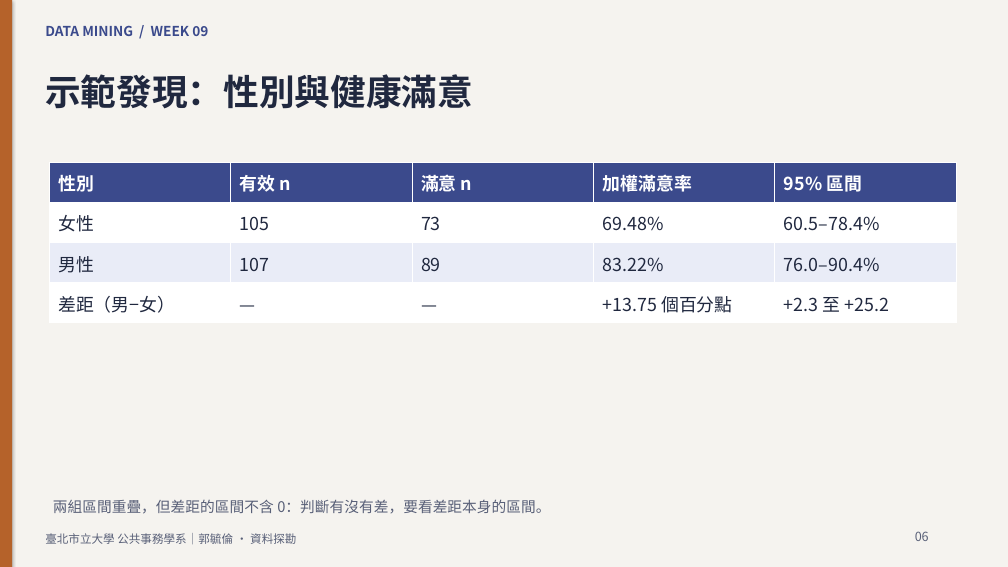
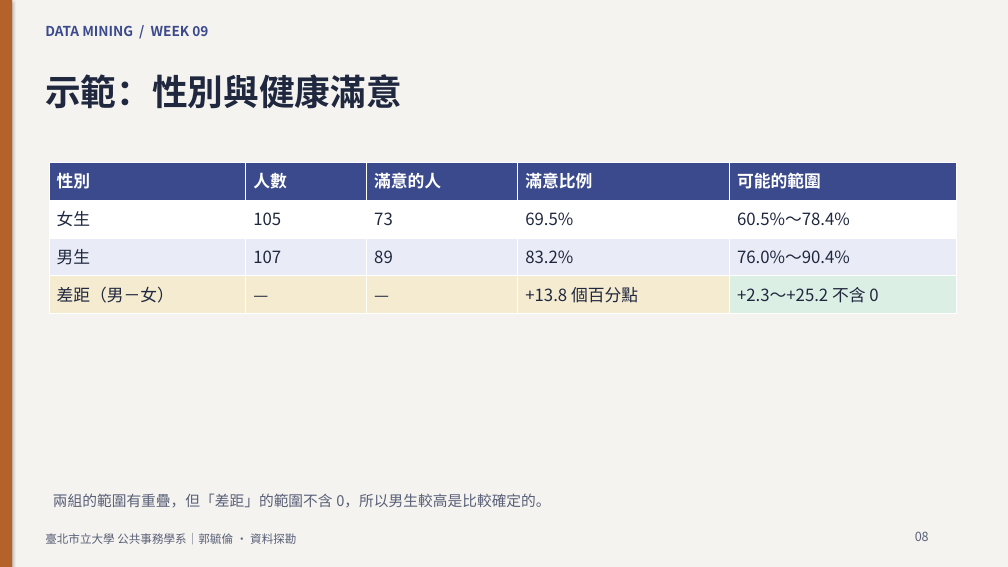
Before and after one commit to knut921/datamining-course, a slide deck: slide 8 of assets/slides/week09.pptx (slide 6 before the commit). Drawn at 1008x567 pixels with LibreOffice and Linux fonts; fonts in the diff are those of the drawing. Boxes give left, top, right and bottom in pixels: in the first picture for what was removed or moved away, otherwise in the second. Text is boxed around its words. In the diff, an @@ line names an element or a change of style, - is before the commit and + after.

```diff
--- a/assets/slides/week09.pptx
+++ b/assets/slides/week09.pptx
@@ text at bbox=[45, 74, 402, 109]: text changed @@
-示範發現：性別與健康滿意
+示範：性別與健康滿意
@@ table at bbox=[49, 163, 957, 314] @@
-row 1: 性別 | 有效 n | 滿意 n | 加權滿意率 | 95% 區間
+row 1: 性別 | 人數 | 滿意的人 | 滿意比例 | 可能的範圍
-row 2: 女性 | 105 | 73 | 69.48% | 60.5–78.4%
+row 2: 女生 | 105 | 73 | 69.5% | 60.5%～78.4%
-row 3: 男性 | 107 | 89 | 83.22% | 76.0–90.4%
+row 3: 男生 | 107 | 89 | 83.2% | 76.0%～90.4%
-row 4: 差距（男−女） | — | — | +13.75 個百分點 | +2.3 至 +25.2
+row 4: 差距（男－女） | — | — | +13.8 個百分點 | +2.3～+25.2 不含 0
@@ fill #FFFFFF to #F5EBD0 in 4 cells @@
@@ fill #FFFFFF to #DCEFE5 in row 4, column 5 @@
@@ size 17 to 16 pt in "性別", "105", "73", "107" and 3 more places @@
@@ text at bbox=[53, 493, 550, 508]: text changed @@
-兩組區間重疊，但差距的區間不含 0：判斷有沒有差，要看差距本身的區間。
+兩組的範圍有重疊，但「差距」的範圍不含 0，所以男生較高是比較確定的。
```
Also in this commit, not shown: 13 other slides changed, 2 slides added, 1 slide removed, 17 other files.
